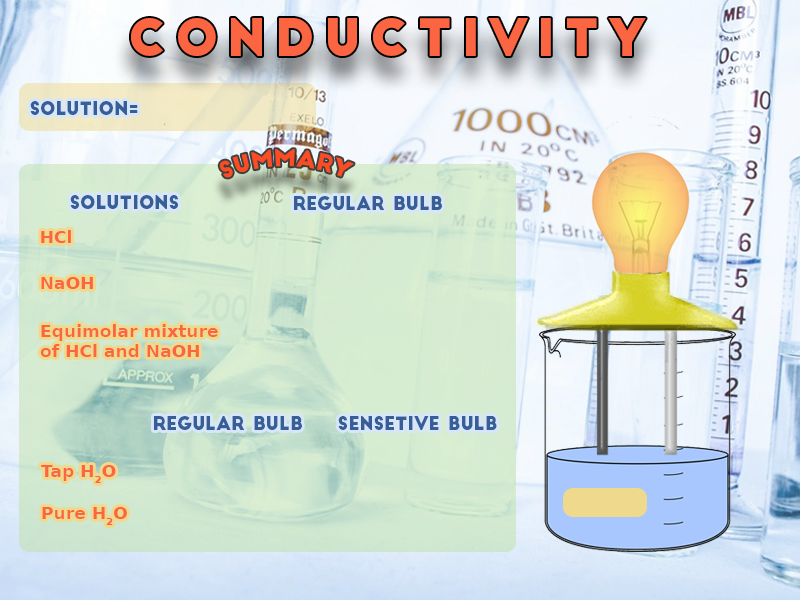
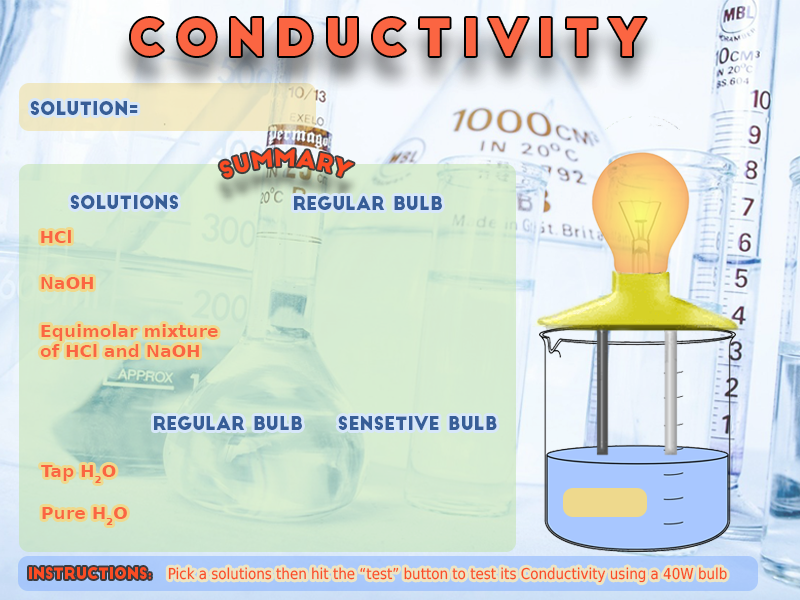
Layer changes from the first 800×600 image to the second:
added layer "Pick a..." above "Instructions" over [168, 567, 727, 583]
added layer "Instructions" above "Summary" over [29, 567, 151, 579]
added layer "Footer" (50%) above "Green" over [18, 556, 758, 591]
